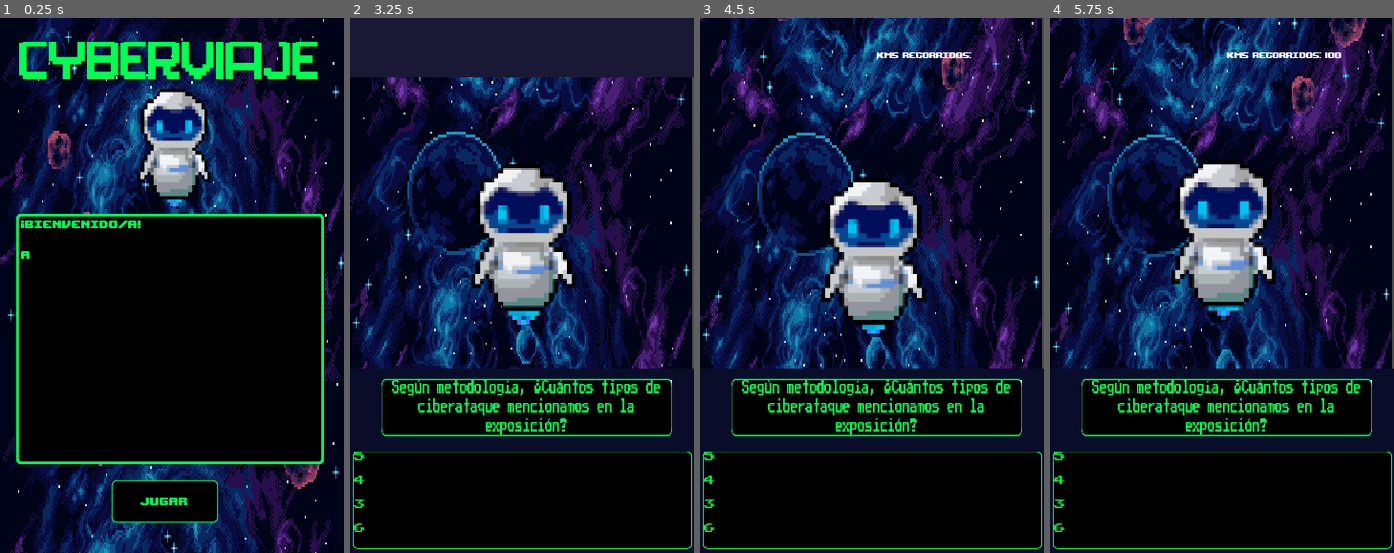
Above: before the commit, frames 1-4 (left to right).
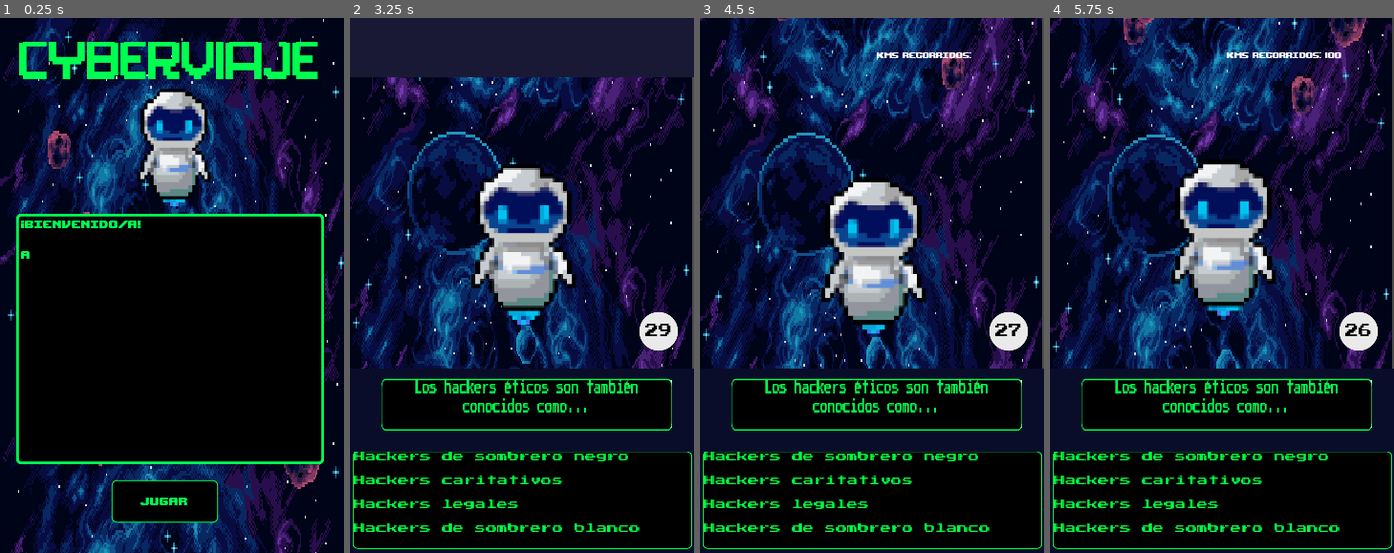
Above: after the commit, the same moments.

Repository: nicolasRuarte/masterclass-plan-b
Game: Godot game, scene res://Escenas/Inicio.tscn
The game is run twice, just before and just after one commit, with the same random seed, the same clock (stepped at 60 frames per second) and the same inputs.
Inputs:
- Up to frame 1 (0.25 s): no input
- Up to frame 2 (3.25 s): click "Jugar" at 0.5 s; click "Jugar" at 1.25 s; click "Jugar" at 2 s; tap Enter at 2.75 s; tap 1 (1) at 2.85 s; tap 2 (2) at 3.05 s
- Up to frame 3 (4.5 s): tap 2 (2) at 3.6 s; tap 3 (3) at 3.8, 4.35 s
- Up to frame 4 (5.75 s): tap 4 (4) at 4.55, 5.1 s; tap 5 (5) at 5.3 s

The runs differ from the first frame. In frame 1, less than 0.1% of the frame differs, in the area x 47-54%, y 33-35%; in frame 2, 5.6%; in frame 3, 5.6%, in the area x 1-96%, y 54-97%; in frame 4, 5.6%.

Commit message:
Agregando temporizador a las preguntas

Diff:
--- /dev/null
+++ b/Escenas/Countdown.tscn
@@ -0,0 +1,34 @@
+[gd_scene load_steps=5 format=2]
+
+[ext_resource path="res://fuentes/PressStart2P-Regular.ttf" type="DynamicFontData" id=1]
+[ext_resource path="res://Escenas/Scripts/Countdown.gd" type="Script" id=2]
+
+[sub_resource type="DynamicFont" id=1]
+size = 14
+font_data = ExtResource( 1 )
+
+[sub_resource type="StyleBoxFlat" id=2]
+bg_color = Color( 0.917647, 0.917647, 0.917647, 1 )
+corner_radius_top_left = 100
+corner_radius_top_right = 100
+corner_radius_bottom_right = 100
+corner_radius_bottom_left = 100
+
+[node name="Countdown" type="Node"]
+script = ExtResource( 2 )
+
+[node name="TiempoPregunta" type="Label" parent="."]
+margin_left = 303.0
+margin_top = 308.0
+margin_right = 343.0
+margin_bottom = 348.0
+custom_colors/font_color = Color( 0, 0, 0, 1 )
+custom_fonts/font = SubResource( 1 )
+custom_styles/normal = SubResource( 2 )
+text = "00"
+align = 1
+valign = 1
+
+[node name="Timer" type="Timer" parent="."]
+wait_time = 30.0
+one_shot = true
--- a/Escenas/Inicio.tscn
+++ b/Escenas/Inicio.tscn
@@ -225,7 +225,7 @@
 position = Vector2( 180.75, 121.25 )
 scale = Vector2( 1.04062, 1.12812 )
 frames = SubResource( 29 )
-frame = 3
+frame = 7
 playing = true
 
 [connection signal="timeout" from="AnimacionTitulo" to="." method="_on_AnimacionTitulo_timeout"]
--- /dev/null
+++ b/Escenas/Scripts/Countdown.gd
@@ -0,0 +1,16 @@
+extends Node
+
+onready var label = $TiempoPregunta
+onready var timer = $Timer
+
+func _ready():
+	timer.start()
+
+func tiempo_restante():
+	var tiempoRestante = timer.time_left
+	var segundos = int(tiempoRestante)
+
+	return segundos
+
+func _process(delta):
+	$TiempoPregunta.text = str(tiempo_restante())
--- a/Escenas/Scripts/preguntas-respuestas.gd
+++ b/Escenas/Scripts/preguntas-respuestas.gd
@@ -87,18 +87,6 @@
 
 	7: {
 		"id": 7,
-		"pregunta": "¿Cómo se llama la variante del phishing que se realiza mediante SMS?",
-		"opciones": [
-			"Tailgating",
-			"Vishing",
-			"Smishing",
-			"Spear phishing"
-		],
-		"correcta": 2
-	},
-
-	8: {
-		"id": 8,
 		"pregunta": "Según el número de objetivos, ¿En qué se dividen los ciberataques?",
 		"opciones": [
 			"Único y múltiple",
@@ -109,8 +97,8 @@
 		"correcta": 1
 	},
 
-	9: {
-		"id": 9,
+	8: {
+		"id": 8,
 		"pregunta": "¿Quiénes son contratados para verificar y mejorar la seguridad de los sistemas de las empresas?",
 		"opciones": [
 			"Hackers de sombrero negro",
@@ -121,8 +109,8 @@
 		"correcta": 2
 	},
 
-	10: {
-		"id": 10,
+	9: {
+		"id": 9,
 		"pregunta": "¿Cuál de estos no es una parte de un virus?",
 		"opciones": [
 			"Mecanismo de infección",
@@ -133,20 +121,20 @@
 		"correcta": 1
 	},
 
+	10: {
+		"id": 10,
+		"pregunta": "¿En qué año se sancionó la Ley 25.326? Más conocida como Ley de Protección de Datos Personales",
+		"opciones": [
+			"2001",
+			"2000",
+			"2002",
+			"2003"
+		],
+		"correcta": 1
+	},
+
 	11: {
 		"id": 11,
-		"pregunta": "¿Qué significa la primera D en DDoS?",
-		"opciones": [
-			"Denial (Denegación)",
-			"Deployed (Desplegado)",
-			"Distributed (Distribuida)",
-			"Disarm (Desarme)"
-		],
-		"correcta": 2
-	},
-
-	12: {
-		"id": 12,
 		"pregunta": "¿Qué es un hacker ético?",
 		"opciones": [
 			"Un hacker que roba información",
@@ -157,8 +145,8 @@
 		"correcta": 3
 	},
 
-	13: {
-		"id": 13,
+	12: {
+		"id": 12,
 		"pregunta": "¿Qué caracteriza a un virus informático?",
 		"opciones": [
 			"Su capacidad de replicarse",
@@ -169,8 +157,8 @@
 		"correcta": 0
 	},
 
-	14: {
-		"id": 14,
+	13: {
+		"id": 13,
 		"pregunta": "¿Cuál es la manera recomendada de almacenar contraseñas?",
 		"opciones": [
 			"En un archivo de texto",
@@ -181,8 +169,8 @@
 		"correcta": 1
 	},
 
-	15: {
-		"id": 15,
+	14: {
+		"id": 14,
 		"pregunta": "¿Qué significan las siglas en inglés de VPN?",
 		"opciones": [
 			"Virtual Private Notification",
@@ -193,20 +181,8 @@
 		"correcta": 2
 	},
 
-16: {
-		"id": 16,
-		"pregunta": "¿Cómo se llama la técnica utilizada por las VPN para proteger el tráfico de red?",
-		"opciones": [
-			"Hiding",
-			"Esconding",
-			"Encrypting",
-			"Tunneling"
-		],
-		"correcta": 3
-	},
-
-	17: {
-		"id": 17,
+	15: {
+		"id": 15,
 		"pregunta": "¿En qué año fue sancionada la ley 26.388 para los delitos informáticos?",
 		"opciones": [
 			"2008",
@@ -217,20 +193,8 @@
 		"correcta": 0
 	},
 
-	18: {
-		"id": 18,
-		"pregunta": "Según metodología, ¿Cuántos tipos de ciberataque mencionamos en la exposición?",
-		"opciones": [
-			"5",
-			"4",
-			"3",
-			"6"
-		],
-		"correcta": 1
-	},
-
-	19: {
-		"id": 19,
+	16: {
+		"id": 16,
 		"pregunta": "¿Cuál de estas es una MALA práctica a la hora de crear una contraseña?",
 		"opciones": [
 			"Hacerla mayor a 15 caracteres",
@@ -241,8 +205,8 @@
 		"correcta": 2
 	},
 
-	20: {
-		"id": 20,
+	17: {
+		"id": 17,
 		"pregunta": "¿Cuál de estas es una MALA práctica de seguridad?",
 		"opciones": [
 			"Activar el 2FA",
@@ -253,8 +217,8 @@
 		"correcta": 3
 	},
 
-	21: {
-		"id": 21,
+	18: {
+		"id": 18,
 		"pregunta": "PREGUNTA REGALO. ELIGE LA PRIMERA OPCIÓN.",
 		"opciones": [
 			"Correcta",
@@ -265,8 +229,8 @@
 		"correcta": 0
 	},
 
-	22: {
-		"id": 22,
+	19: {
+		"id": 19,
 		"pregunta": "¿Qué tipo de ciberataque es la estafa de Mercado Pago falso?",
 		"opciones": [
 			"Malware",
@@ -277,20 +241,8 @@
 		"correcta": 1
 	},
 
-	23: {
-		"id": 23,
-		"pregunta": "¿Qué tipo de ciberataque es un virus?",
-		"opciones": [
-			"Inyección de código",
-			"Ingeniería social",
-			"Malware",
-			"DDoS"
-		],
-		"correcta": 2
-	},
-
-	24: {
-		"id": 24,
+	20: {
+		"id": 20,
 		"pregunta": "¿Qué tipos de ciberataques se realizan con el lenguaje SQL?",
 		"opciones": [
 			"DDoS",
@@ -301,8 +253,8 @@
 		"correcta": 3
 	},
 
-	25: {
-		"id": 25,
+	21: {
+		"id": 21,
 		"pregunta": "¿De la unión de qué palabras proviene el término malware?",
 		"opciones": [
 			"Malicious y software",
@@ -313,8 +265,8 @@
 		"correcta": 0
 	},
 
-	26: {
-		"id": 26,
+	22: {
+		"id": 22,
 		"pregunta": "¿Qué es un ciberataque?",
 		"opciones": [
 			"Un ataque militar cibernético",
@@ -325,20 +277,20 @@
 		"correcta": 1
 	},
 
-	27: {
-		"id": 27,
+	23: {
+		"id": 23,
 		"pregunta": "¿Qué tipo de ciberataque se realiza mediante el uso de bots?",
 		"opciones": [
 			"Malware",
 			"Inyección de código",
-			"DDoS",
+			"Denegación de servicio",
 			"Ingeniería social"
 		],
 		"correcta": 2
 	},
 
-	28: {
-		"id": 28,
+	24: {
+		"id": 24,
 		"pregunta": "Los hackers éticos son también conocidos como...",
 		"opciones": [
 			"Hackers de sombrero negro",
@@ -349,8 +301,8 @@
 		"correcta": 3
 	},
 
-	29: {
-		"id": 29,
+	25: {
+		"id": 25,
 		"pregunta": "¿Qué significa DoS en Español?",
 		"opciones": [
 			"Denegación de Servicio",
@@ -360,52 +312,4 @@
 		],
 		"correcta": 0
 	},
-
-	30: {
-		"id": 30,
-		"pregunta": "¿En qué año se sancionó la Ley 25.326? Más conocida como Ley de Protección de Datos Personales",
-		"opciones": [
-			"2001",
-			"2000",
-			"2002",
-			"2003"
-		],
-		"correcta": 1
-	},
-
-	31: {
-		"id": 31,
-		"pregunta": "¿Cuántas leyes de protección de datos personales existen en Argentina?",
-		"opciones": [
-			"1",
-			"4",
-			"2",
-			"3"
-		],
-		"correcta": 2
-	},
-
-	32: {
-		"id": 32,
-		"pregunta": "¿Qué significa la segunda \"D\" en DDoS?",
-		"opciones": [
-			"Distributed (Distribuido)",
-			"Deploy (Despliegue)",
-			"Dynamic (Dinámico)",
-			"Denial (Denegación)"
-		],
-		"correcta": 3
-	},
-
-	33: {
-		"id": 33,
-		"pregunta": "¿Qué significa la \"S\" en DDoS?",
-		"opciones": [
-			"Service (Servicio)",
-			"Software (Software)",
-			"Science (Ciencia)",
-			"System (Sistema)"
-		],
-		"correcta": 0
-	}
 }
--- a/Escenas/Scripts/test.gd
+++ b/Escenas/Scripts/test.gd
@@ -34,6 +34,7 @@
 
 func _ready():
 	randomize()
+	$IU/DuracionPregunta.start()
 	$AudioStreamPlayer.play()
 	nodoDatos = get_node("datos")
 	datos = nodoDatos.preguntasRespuestas
@@ -48,6 +49,9 @@
 
 	cargar_preguntas_y_respuestas(ordenPreguntas[0])
 
+func _process(delta):
+	$IU/TiempoPregunta.text = str(floor($IU/DuracionPregunta.time_left))
+
 func _on_ItemList_item_selected(index):
 	fin = numeroPregunta == cantidadPreguntas - 1
 
@@ -59,6 +63,7 @@
 	if(yaRespondio):
 		return
 
+	$IU/DuracionPregunta.stop()
 	if (esRespuestaCorrecta(numeroPregunta, index)):
 		opciones.set_item_custom_bg_color(index, Color(0.0, 1.0, 0.0))
 		$sonidoCorrecto.play()
@@ -104,6 +109,8 @@
 	for i in range(0, 4):
 		opciones.add_item(respuestas[i])
 
+	$IU/DuracionPregunta.start()
+
 
 func esRespuestaCorrecta(numPregunta, index):
 	var respuestaCorrecta = datos[ ordenPreguntas[numPregunta] ] [ "correcta" ]
@@ -138,11 +145,20 @@
 		10:
 			bonificador = 20
 			labelBonificador.text = "+" + str(bonificador)
-			$AnimationPlayer.play("fuego2")
-			print("Escala fuego pasó a : ", $IU/Fuego.scale)
 		15:
 			bonificador = 30
 			labelBonificador.text = "+" + str(bonificador)
 		20:
 			bonificador = 50
 			labelBonificador.text = "+" + str(bonificador)
+
+
+func _on_DuracionPregunta_timeout():
+	$sonidoIncorrecto.play()
+	yaRespondio = true
+	var correcta = datos[numeroPregunta]["correcta"]
+
+	for i in range(0, 4):
+		opciones.set_item_custom_bg_color(i, Color(1, 0, 0))
+		opciones.set_item_disabled(i, true)
+	$DemoraRespuesta.start()
--- a/Escenas/test.tscn
+++ b/Escenas/test.tscn
@@ -121,6 +121,17 @@
 [sub_resource type="DynamicFont" id=35]
 size = 20
 font_data = ExtResource( 6 )
+
+[sub_resource type="DynamicFont" id=36]
+size = 14
+font_data = ExtResource( 6 )
+
+[sub_resource type="StyleBoxFlat" id=37]
+bg_color = Color( 0.917647, 0.917647, 0.917647, 1 )
+corner_radius_top_left = 100
+corner_radius_top_right = 100
+corner_radius_bottom_right = 100
+corner_radius_bottom_left = 100
 
 [sub_resource type="Animation" id=33]
 resource_name = "fuego"
@@ -266,6 +277,22 @@
 
 [node name="Dialogo" parent="IU" instance=ExtResource( 11 )]
 
+[node name="DuracionPregunta" type="Timer" parent="IU"]
+wait_time = 30.0
+one_shot = true
+
+[node name="TiempoPregunta" type="Label" parent="IU"]
+margin_left = 303.0
+margin_top = 308.0
+margin_right = 343.0
+margin_bottom = 348.0
+custom_colors/font_color = Color( 0, 0, 0, 1 )
+custom_fonts/font = SubResource( 36 )
+custom_styles/normal = SubResource( 37 )
+text = "00"
+align = 1
+valign = 1
+
 [node name="jugador" parent="." instance=ExtResource( 9 )]
 position = Vector2( 185, 282 )
 
@@ -306,5 +333,6 @@
 volume_db = 4.0
 
 [connection signal="item_selected" from="IU/ColorRect/opciones" to="." method="_on_ItemList_item_selected"]
+[connection signal="timeout" from="IU/DuracionPregunta" to="." method="_on_DuracionPregunta_timeout"]
 [connection signal="timeout" from="DemoraRespuesta" to="." method="_on_DemoraRespuesta_timeout"]
 [connection signal="timeout" from="actualizarDistancia" to="." method="_on_actualizarDistancia_timeout"]
Not shown: 1 places in Escenas/test.tscn that only renumber resources
Not shown, changed: Export/version-2/index.html
Not shown, changed: Export/version-2/index.pck
